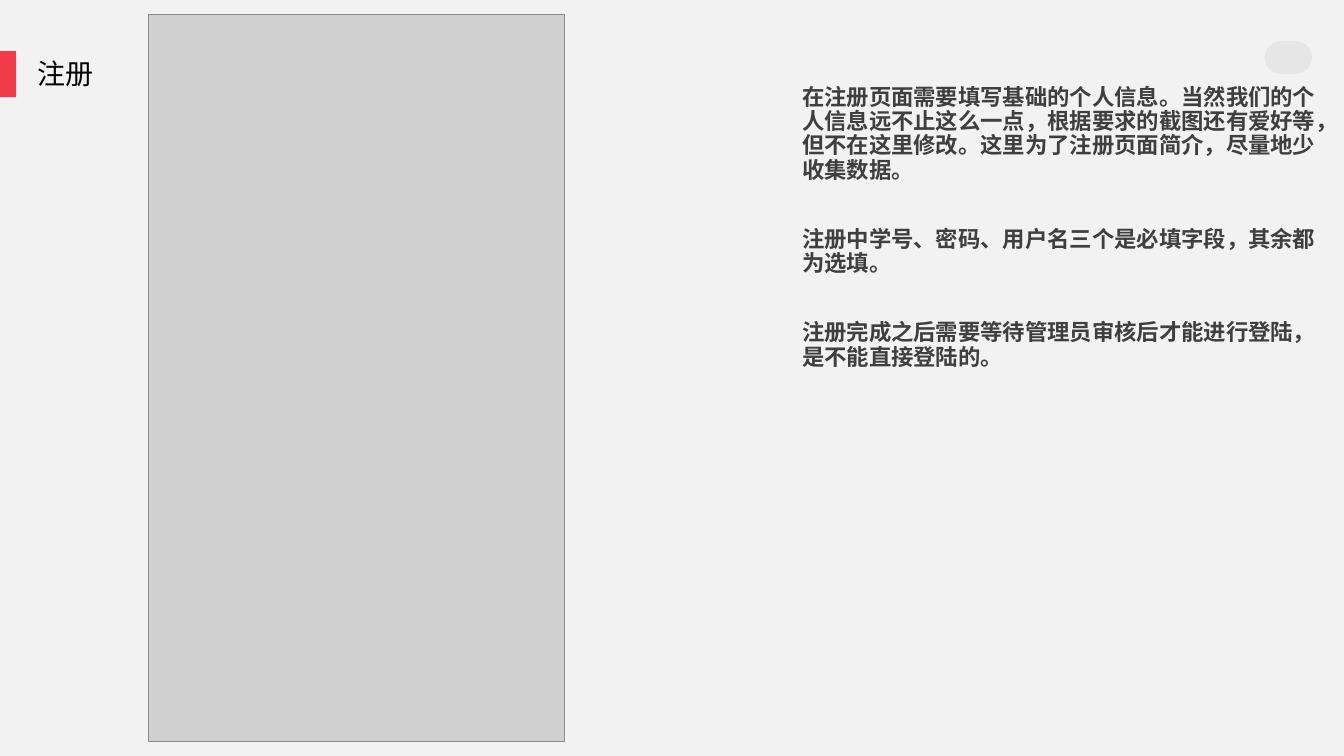
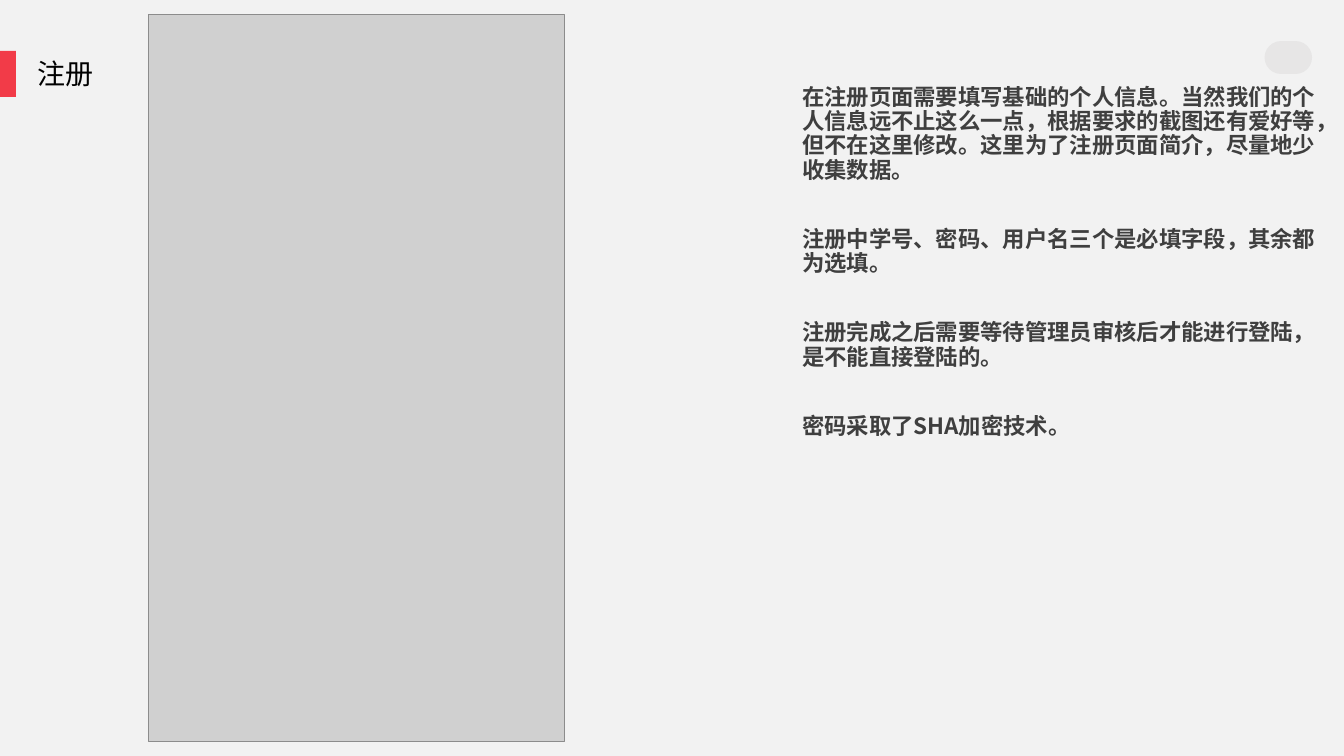
Before and after one commit to Moyulingjiu/Dotnet-Forum, a slide deck: slide 14 of doc/汇报.pptx. Drawn at 1344x756 pixels with LibreOffice and Linux fonts; fonts in the diff are those of the drawing; grey boxes stand for pictures. Boxes give left, top, right and bottom in pixels: in the first picture for what was removed or moved away, otherwise in the second. Text is boxed around its words. In the diff, an @@ line names an element or a change of style, - is before the commit and + after.

```diff
--- a/doc/汇报.pptx
+++ b/doc/汇报.pptx
@@ text at <box>802,414,1071,436</box>: paragraph added @@
+密码采取了SHA加密技术。
```
Also in this commit, not shown: 2 other files.
